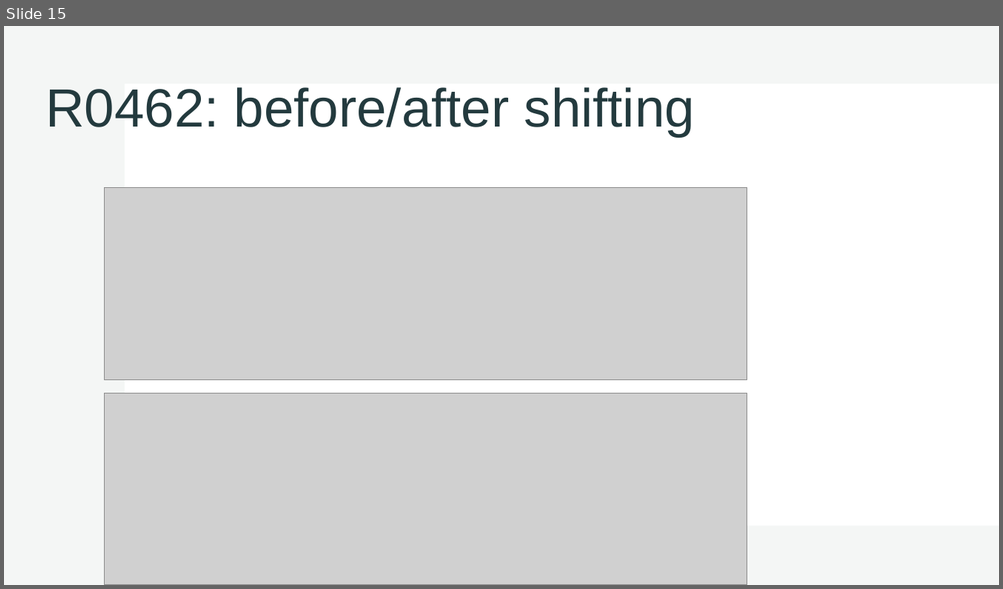
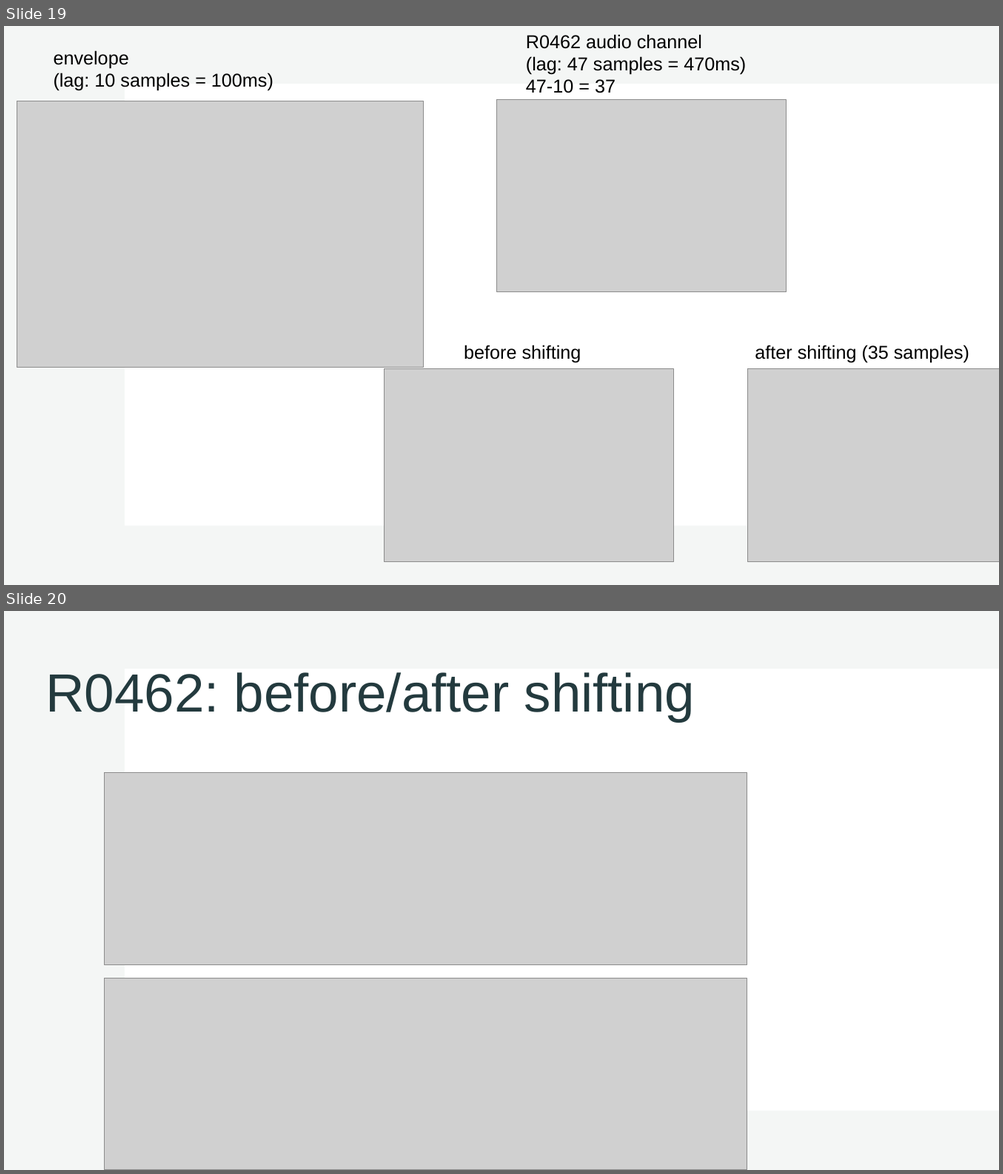
Before and after one commit to jeonghwa-cho/trf, a slide deck: eelbrain_TRFs.pptx. Shown one above the other, each under a label of ours: slide 15 before the commit, slides 19 and 20 after it. The pictures are 1003x589 and 1003x1174 pixels, drawn with LibreOffice and Linux fonts; fonts in the diff are those of the drawing; grey boxes stand for pictures. Boxes give left, top, right and bottom in pixels: in the first picture for what was removed or moved away, otherwise in the second. Text is boxed around its words. In the diff, an @@ line names an element or a change of style, - is before the commit and + after.

Commit message:
added audio plots

```diff
--- a/eelbrain_TRFs.pptx
+++ b/eelbrain_TRFs.pptx
@@ slide 19 added at (x1=4, y1=26, x2=999, y2=585), background #FFFFFF; not listed: 2 template elements that a slide beside it also shows @@
@@ text added at (x1=526, y1=34, x2=745, y2=93), 18 pt, text #000000 @@
+R0462 audio channel
+(lag: 47 samples = 470ms)
+47-10 = 37
@@ text added at (x1=54, y1=50, x2=273, y2=91), 18 pt, text #000000 @@
+envelope
+(lag: 10 samples = 100ms)
@@ picture added at (x1=17, y1=101, x2=424, y2=368) @@
@@ picture added at (x1=497, y1=100, x2=787, y2=292) @@
@@ text added at (x1=464, y1=345, x2=581, y2=363), 18 pt, text #000000 @@
+before shifting
@@ text added at (x1=754, y1=345, x2=969, y2=363), 18 pt, text #000000 @@
+after shifting (35 samples)
@@ picture added at (x1=384, y1=369, x2=674, y2=562) @@
@@ picture added at (x1=747, y1=369, x2=999, y2=562) @@
@@ what was slide 15 is now slide 20 @@
```
Also in this commit, not shown: 5 slides changed, 4 other slides added.
